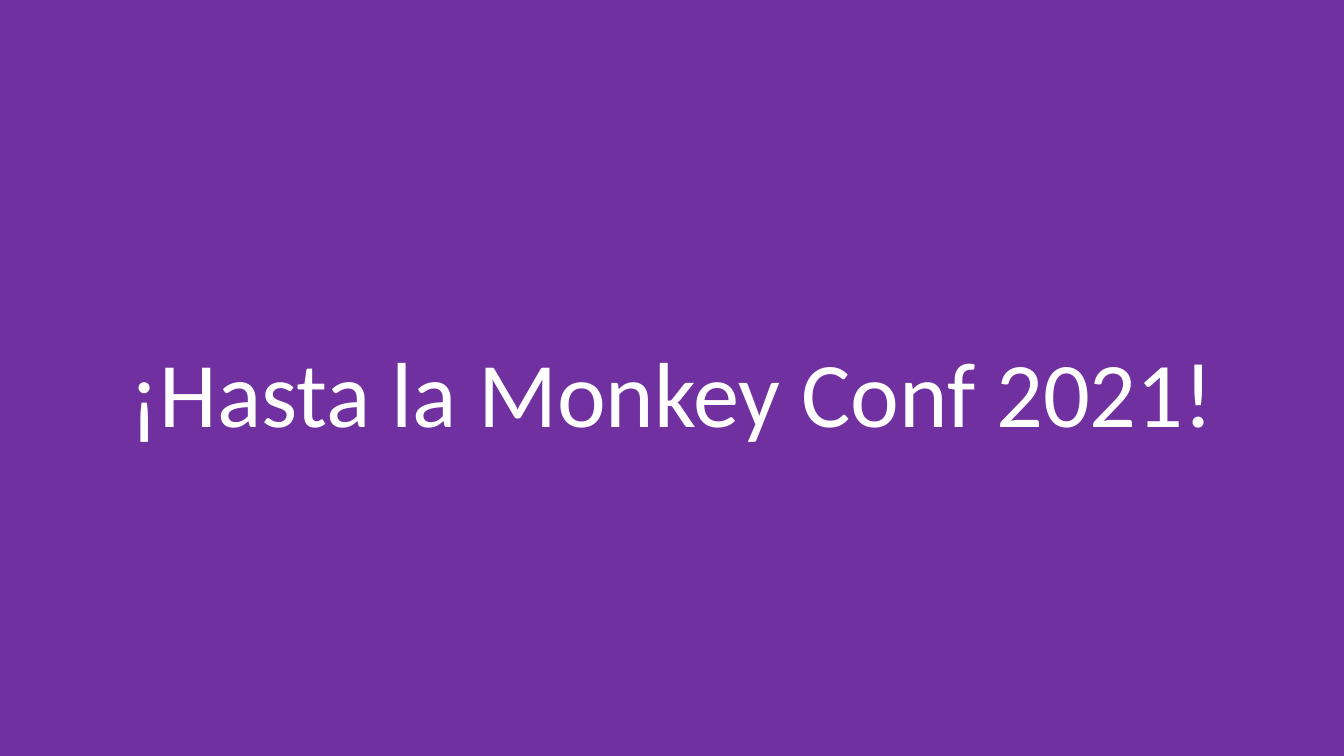
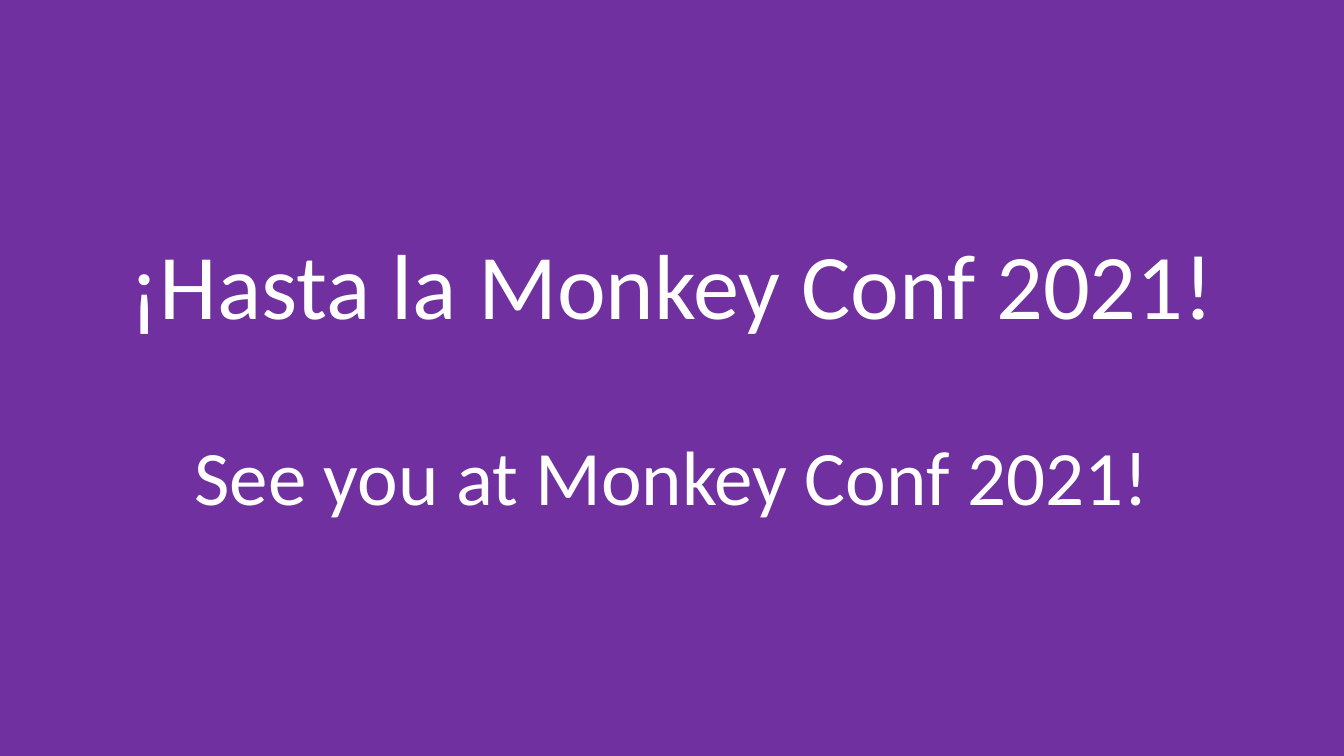
Before and after one commit to jsuarezruiz/MonkeyConf2020, a slide deck: slide 7 of Cierre/MonkeyConf2020 - Cierre.pptx (slide 6 before the commit). Drawn at 1344x756 pixels with LibreOffice and Linux fonts; fonts in the diff are those of the drawing. Boxes give left, top, right and bottom in pixels: in the first picture for what was removed or moved away, otherwise in the second. Text is boxed around its words. In the diff, an @@ line names an element or a change of style, - is before the commit and + after.

Commit message:
Added more slides

```diff
--- a/Cierre/MonkeyConf2020 - Cierre.pptx
+++ b/Cierre/MonkeyConf2020 - Cierre.pptx
@@ title at [130,255,1213,518]: text changed @@
-¡Hasta la Monkey Conf 2021!
+¡Hasta la Monkey Conf 2021!
+See you at Monkey Conf 2021!
```
Also in this commit, not shown: 1 other slide changed, 1 slide added, 1 other file.
